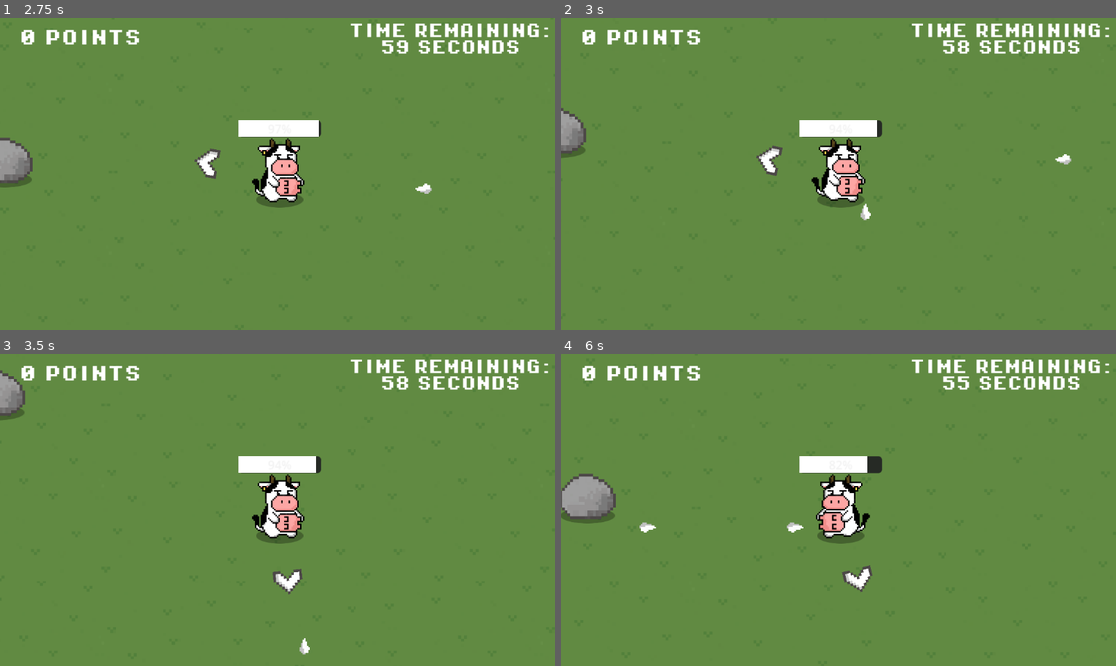
Above: before the commit, frames 1-4 (two rows, left to right).
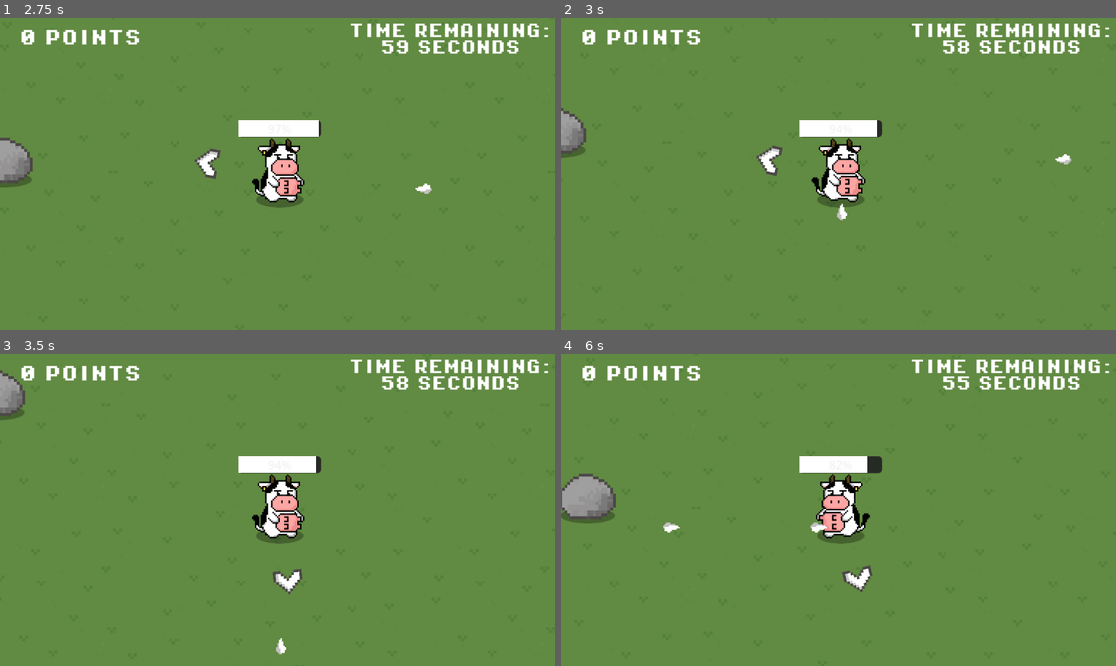
Above: after the commit, the same moments.

Repository: farinaceos/LactoseSurvivors
Game: Godot game, scene res://SCENES/menu.tscn
Two runs of this game, one before a commit and one after it. Both use one fixed random seed, a clock stepped at 60 frames per second and the inputs below.
Inputs:
- Up to frame 1 (2.75 s): click "START" at 0.5 s; click "CONTINUE" at 1.25 s; hold Right (ui_right) from 2.03 s (still down); tap Space (SHOOT) at 2.1 s
- Up to frame 2 (3 s): release Right (ui_right) at 2.78 s; hold Down (ui_down) from 2.78 s (still down); tap Space (SHOOT) at 2.85 s
- Up to frame 3 (3.5 s): keep holding Down (ui_down)
- Up to frame 4 (6 s): release Down (ui_down) at 3.53 s; hold Right (ui_right) 3.53-4.28 s; tap Space (SHOOT) every 0.75 s from 3.6 to 5.85 s; hold Up (ui_up) 4.28-5.03 s; hold Left (ui_left) from 5.03 s (still down)

Frame 1 is identical in both runs. In frame 2, 0.1% of the frame differs, in the area x 49-56%, y 59-65%; in frame 3, 0.1%; in frame 4, 0.3%, in the area x 14-48%, y 53-58%.

Commit message:
Bug Fix - Shot Position

Diff:
--- a/SCENES/COW.gd
+++ b/SCENES/COW.gd
@@ -30,8 +30,10 @@
 		shoot_marker.position.x = -abs(shoot_marker.position.x)  # Set to the left side
 	elif direction.y > 0:
 		facing_direction = Vector2.DOWN
+		shoot_marker.position.x = abs(vaca.position.x)
 	elif direction.y < 0:
 		facing_direction = Vector2.UP
+		shoot_marker.position.x = abs(vaca.position.x)
 
 	# Update animations
 	if direction.y < 0:
--- a/icon.svg
+++ /dev/null
@@ -1 +0,0 @@
-<svg xmlns="http://www.w3.org/2000/svg" width="128" height="128"><rect width="124" height="124" x="2" y="2" fill="#363d52" stroke="#212532" stroke-width="4" rx="14"/><g fill="#fff" transform="translate(12.322 12.322)scale(.101)"><path d="M105 673v33q407 354 814 0v-33z"/><path fill="#478cbf" d="m105 673 152 14q12 1 15 14l4 67 132 10 8-61q2-11 15-15h162q13 4 15 15l8 61 132-10 4-67q3-13 15-14l152-14V427q30-39 56-81-35-59-83-108-43 20-82 47-40-37-88-64 7-51 8-102-59-28-123-42-26 43-46 89-49-7-98 0-20-46-46-89-64 14-123 42 1 51 8 102-48 27-88 64-39-27-82-47-48 49-83 108 26 42 56 81zm0 33v39c0 276 813 276 814 0v-39l-134 12-5 69q-2 10-14 13l-162 11q-12 0-16-11l-10-65H446l-10 65q-4 11-16 11l-162-11q-12-3-14-13l-5-69z"/><path d="M483 600c0 34 58 34 58 0v-86c0-34-58-34-58 0z"/><circle cx="725" cy="526" r="90"/><circle cx="299" cy="526" r="90"/></g><g fill="#414042" transform="translate(12.322 12.322)scale(.101)"><circle cx="307" cy="532" r="60"/><circle cx="717" cy="532" r="60"/></g></svg>
Not shown, removed: icon.svg.import
Not shown, changed: .gitignore
Not shown, changed: Lactose_web.zip
